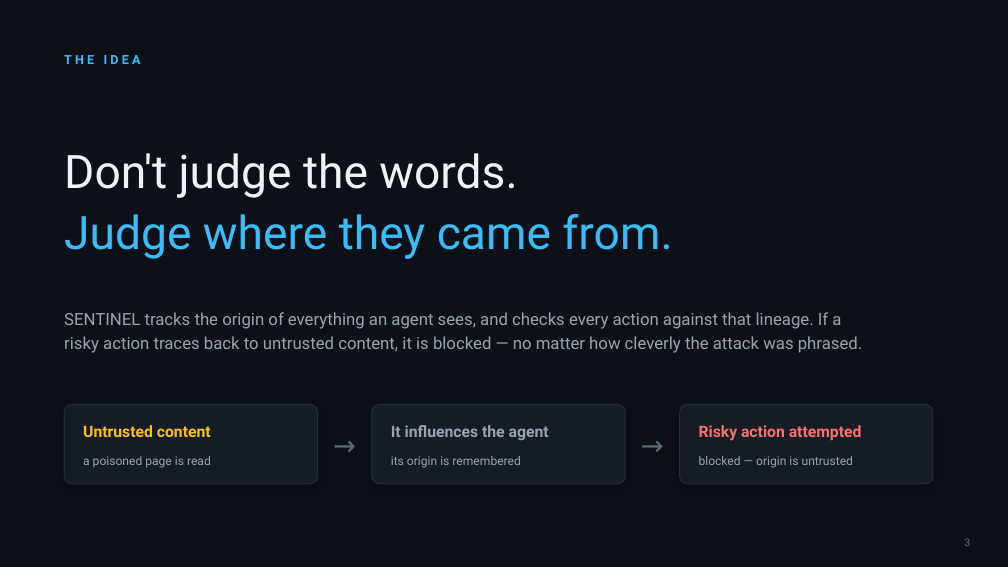
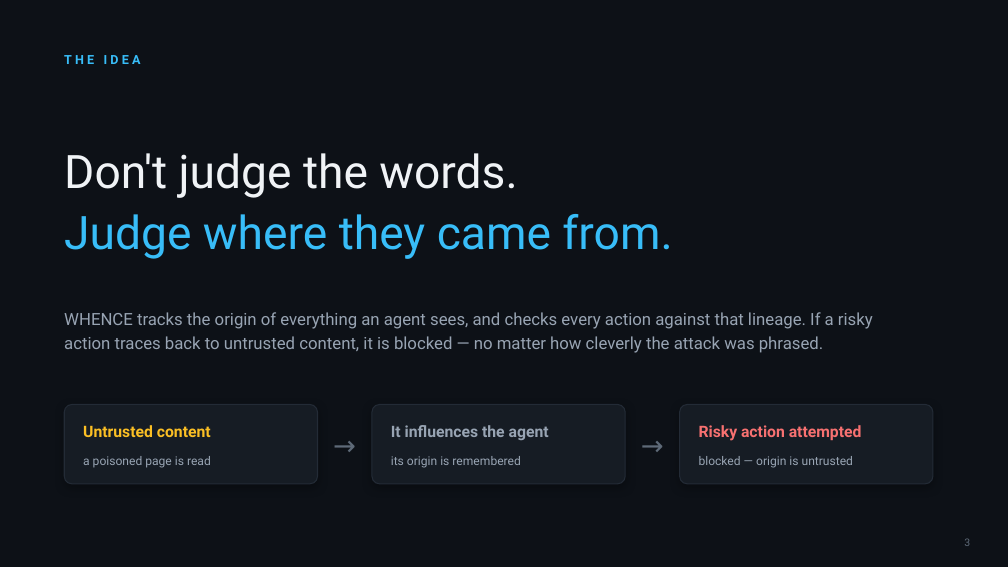
Before and after one commit to Harshith029/Sentinel, a slide deck: slide 3 of deck/Whence_pitch.pptx. Drawn at 1008x567 pixels with LibreOffice and Linux fonts; fonts in the diff are those of the drawing. Boxes give left, top, right and bottom in pixels: in the first picture for what was removed or moved away, otherwise in the second. Text is boxed around its words. In the diff, an @@ line names an element or a change of style, - is before the commit and + after.

```diff
--- a/deck/Whence_pitch.pptx
+++ b/deck/Whence_pitch.pptx
@@ text at (x1=64, y1=312, x2=873, y2=353): text changed @@
-SENTINEL tracks the origin of everything an agent sees, and checks every action against that lineage. If a risky action traces back to untrusted content, it is blocked — no matter how cleverly the attack was phrased.
+WHENCE tracks the origin of everything an agent sees, and checks every action against that lineage. If a risky action traces back to untrusted content, it is blocked — no matter how cleverly the attack was phrased.
```
Also in this commit, not shown: 7 other slides changed, 2 other files.
